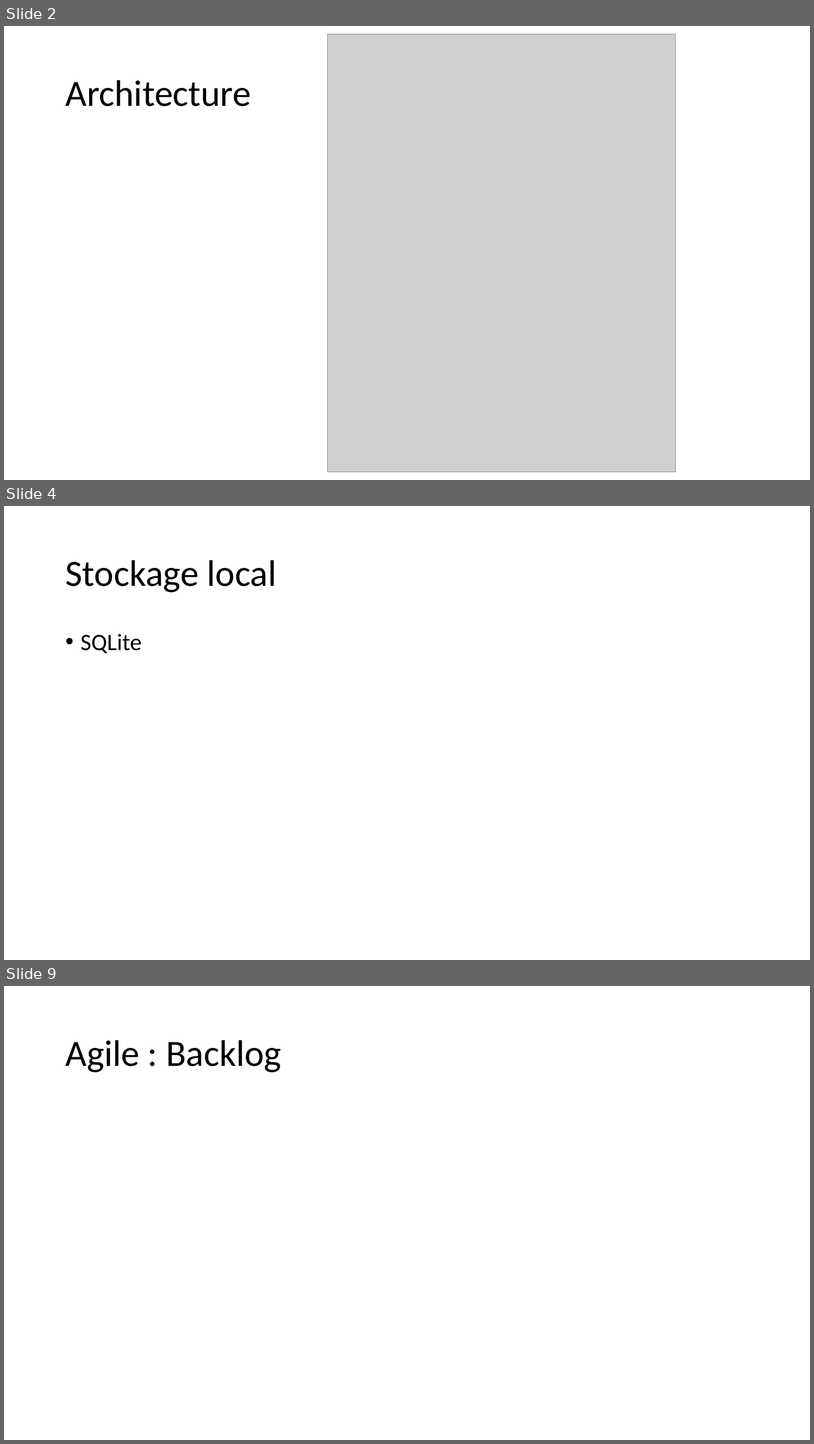
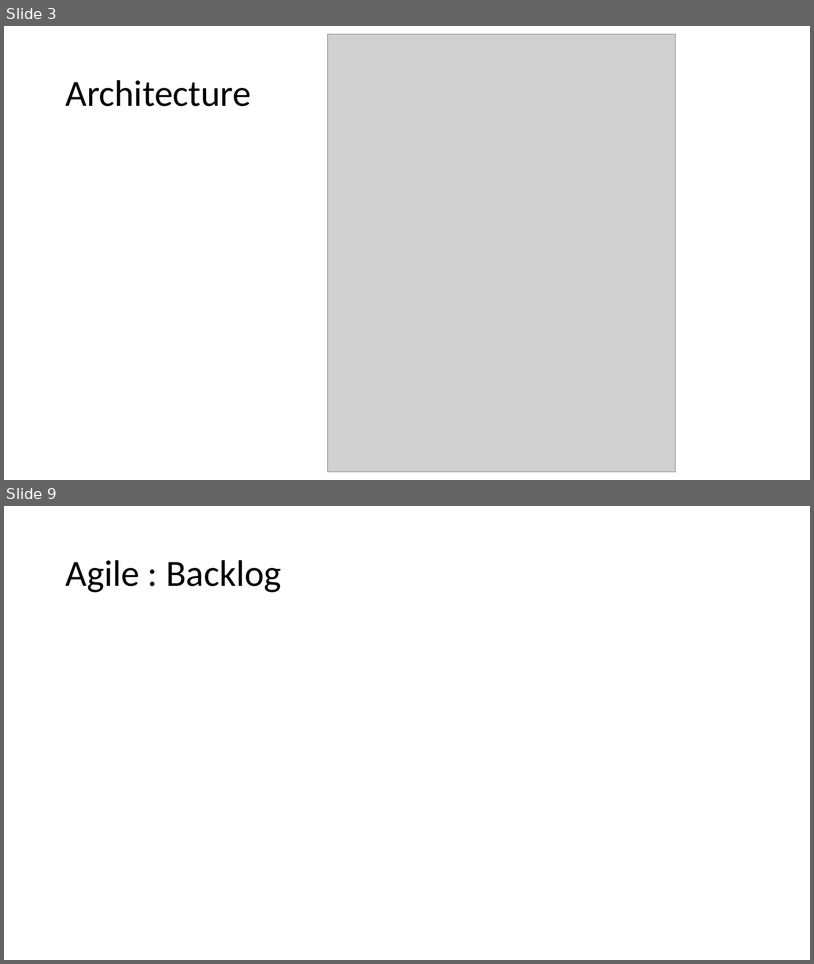
Before and after one commit to Danes99/esme-android, a slide deck: docs/pptx/Android Project - Group 1 - Becerra Stauner Taxil.pptx. Shown one above the other, each under a label of ours: slides 2, 4 and 9 before the commit, slides 3 and 9 after it; the slides between them are not shown. The pictures are 814x1444 and 814x964 pixels, drawn with LibreOffice and Linux fonts; fonts in the diff are those of the drawing; grey boxes stand for pictures. Boxes give left, top, right and bottom in pixels: in the first picture for what was removed or moved away, otherwise in the second. Text is boxed around its words. In the diff, an @@ line names an element or a change of style, - is before the commit and + after.

```diff
--- a/docs/pptx/Android Project - Group 1 - Becerra Stauner Taxil.pptx
+++ b/docs/pptx/Android Project - Group 1 - Becerra Stauner Taxil.pptx
@@ slide 4 removed at [4,506,810,960], background #FFFFFF @@
@@ title removed at [65,560,277,592] @@
-Stockage local
@@ text removed at [81,634,142,654] @@
-• SQLite
@@ what was slide 2 is now slide 3 @@
```
Also in this commit, not shown: 6 slides changed, 3 slides added, 1 other slide removed, 1 other file.
